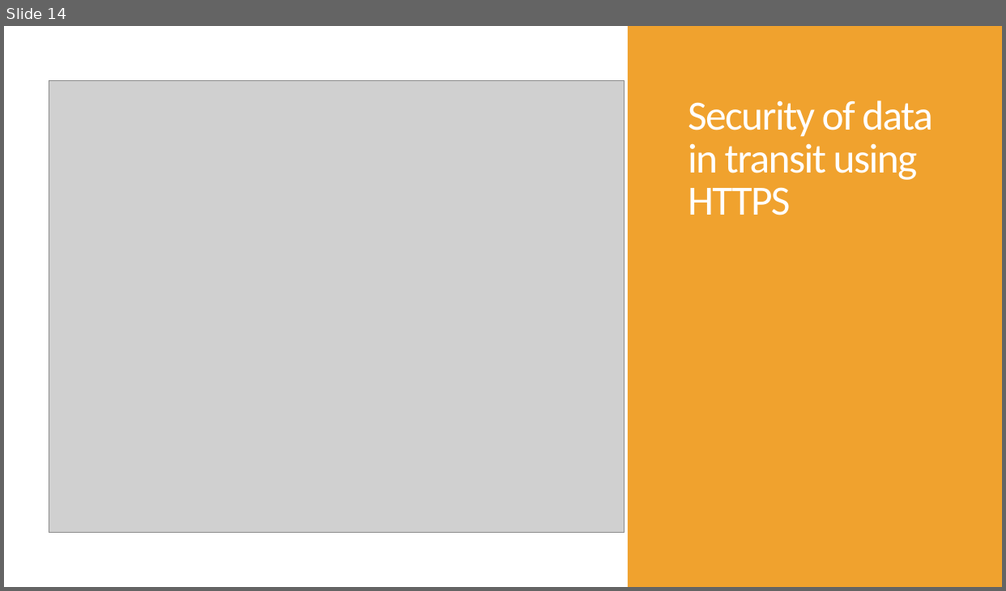
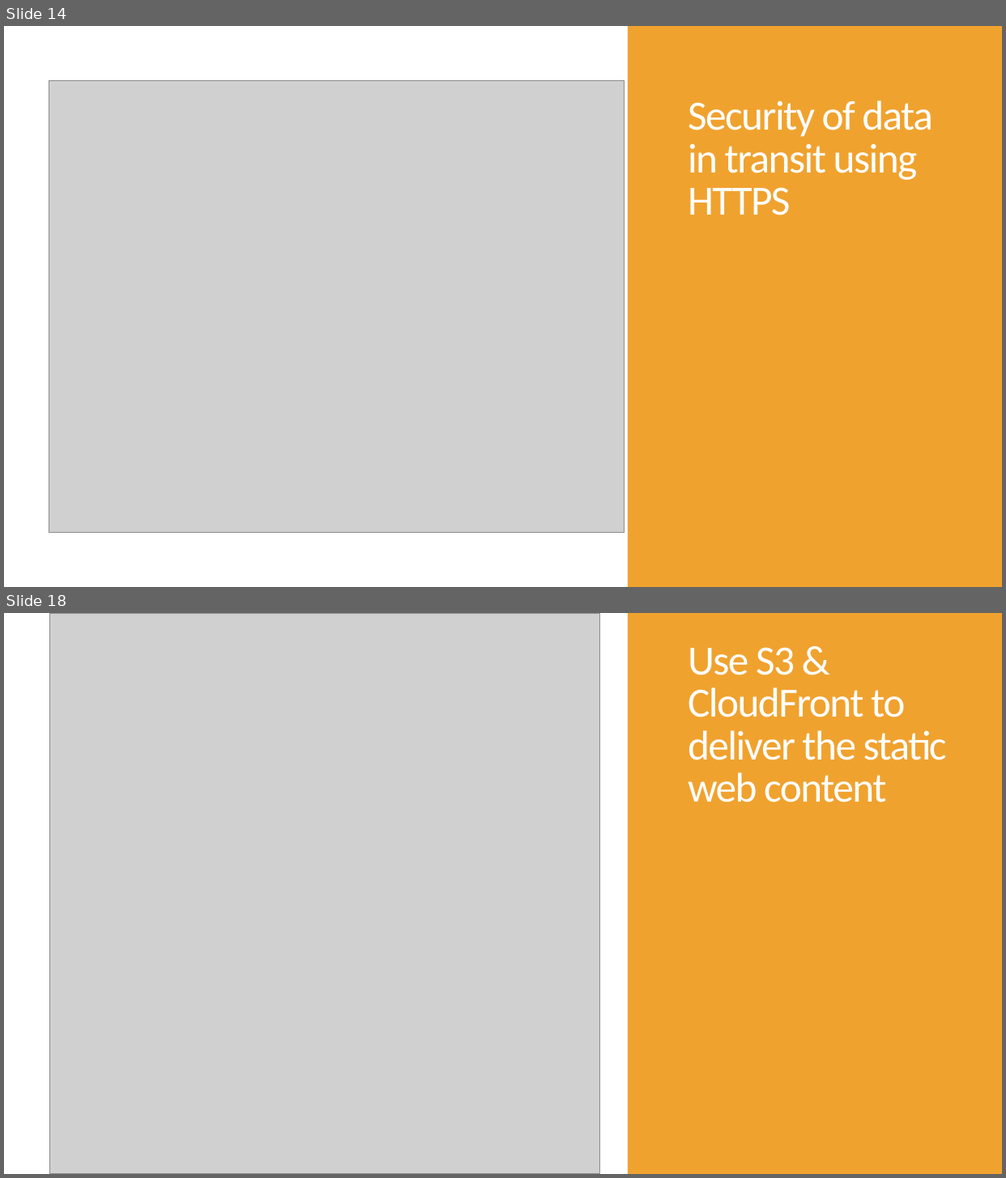
Before and after one commit to damoco/aws-interview-assignment2, a slide deck: Assignment #2 - proposal.pptx. Shown one above the other, each under a label of ours: slide 14 before the commit, slides 14 and 18 after it; the slides between them are not shown. The pictures are 1006x591 and 1006x1178 pixels, drawn with LibreOffice and Linux fonts; fonts in the diff are those of the drawing; grey boxes stand for pictures. Boxes give left, top, right and bottom in pixels: in the first picture for what was removed or moved away, otherwise in the second. Text is boxed around its words. In the diff, an @@ line names an element or a change of style, - is before the commit and + after.

```diff
--- a/Assignment #2 - proposal.pptx
+++ b/Assignment #2 - proposal.pptx
@@ slide 18 added at (x1=4, y1=613, x2=1002, y2=1174), background #FFFFFF; not listed: 1 template element that a slide beside it also shows @@
@@ picture added at (x1=49, y1=614, x2=600, y2=1174) @@
@@ title added at (x1=688, y1=647, x2=947, y2=803), 40 pt, text #FFFFFF @@
+Use S3 & CloudFront to deliver the static web content
```
Also in this commit, not shown: 6 slides changed, 11 other slides added, 2 slides removed.
